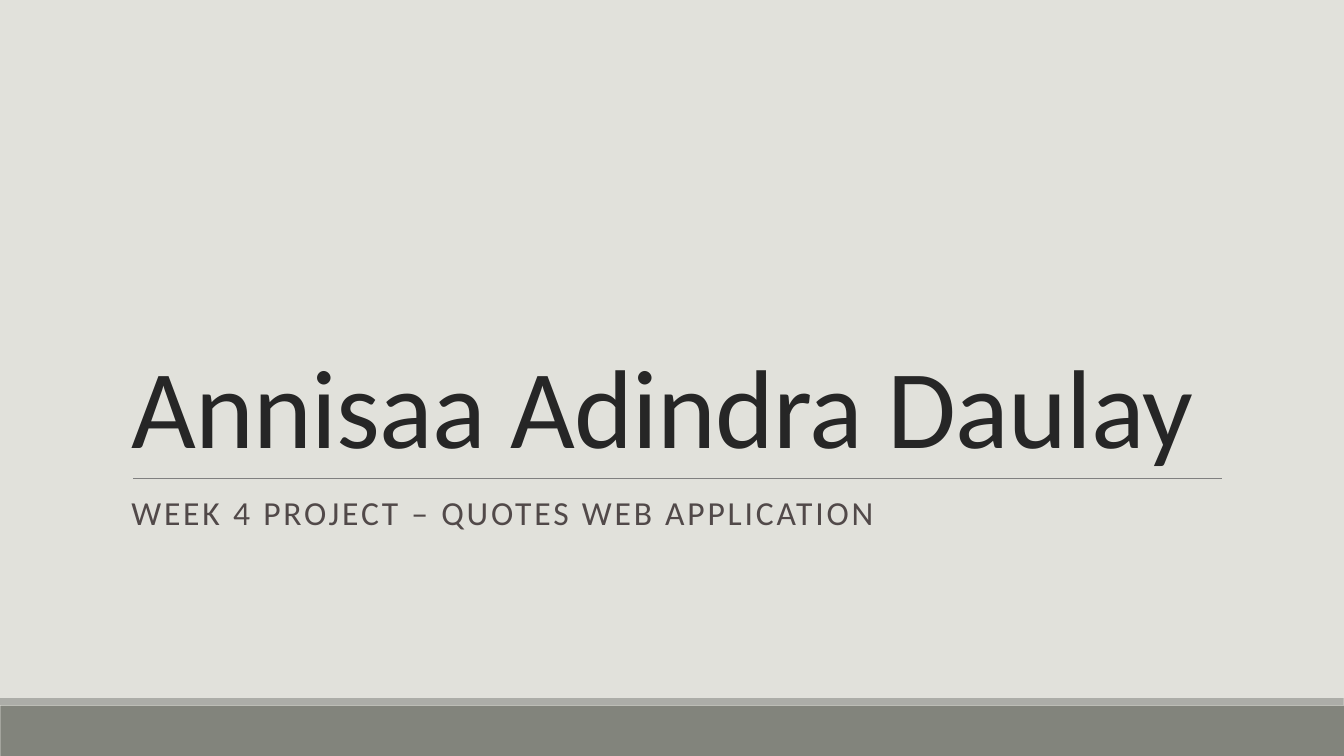
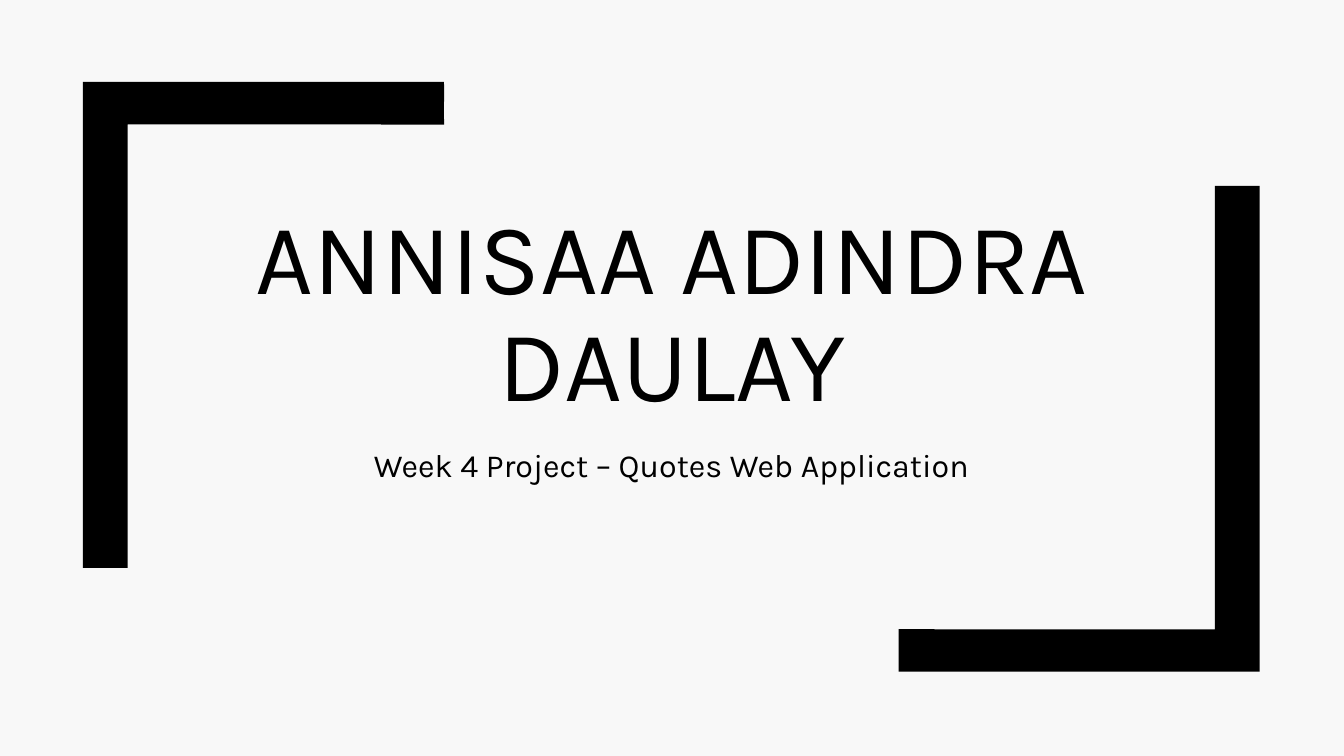
Before and after one commit to annisaaadindra/quotes-web-app, a slide deck: slide 1 of Annisaa Adindra Daulay.pptx. Drawn at 1344x756 pixels with LibreOffice and Linux fonts; fonts in the diff are those of the drawing. Boxes give left, top, right and bottom in pixels: in the first picture for what was removed or moved away, otherwise in the second. Text is boxed around its words. In the diff, an @@ line names an element or a change of style, - is before the commit and + after.

```diff
--- a/Annisaa Adindra Daulay.pptx
+++ b/Annisaa Adindra Daulay.pptx
@@ background #E1E1DB to #F8F8F8 @@
@@ freeform shape added at <box>83,82,444,568</box>, fill #000000 @@
@@ freeform shape added at <box>899,186,1260,671</box>, fill #000000 @@
@@ title at <box>256,229,1088,403</box>: text changed; size 80 to 72 pt; font Calibri to Karla; text colour #262626 to #000000 @@
-Annisaa Adindra Daulay
+ANNISAA ADINDRA DAULAY
@@ line removed from (133, 479) to (1222, 479) @@
@@ subtitle at <box>374,455,969,485</box>: text changed; size 24 to 23 pt; font Calibri to Karla; text colour #514949 to #000000 @@
-WEEK 4 PROJECT – QUOTES WEB APPLICATION
+Week 4 Project – Quotes Web Application
@@ rectangle removed at <box>0,706,1344,756</box> @@
@@ rectangle removed at <box>0,699,1344,706</box> @@
```
Also in this commit, not shown: 7 other slides changed, 1 other file.
